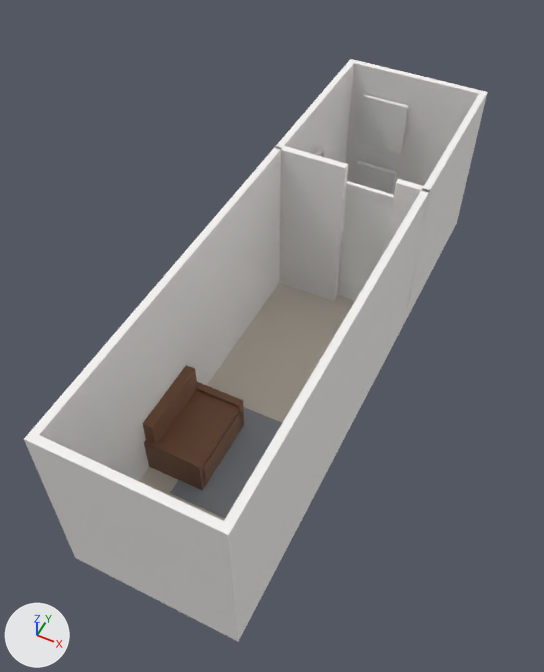
A saved change to the Blender file blend/47332005.blend.
Camera for both pictures: a 50 mm camera at (2.79, -9.2, 8.46) aimed at (-0.29, -3.04, 0.75). The lights are fixed; the arrows at lower left show +X, +Y and +Z. The older version comes first.

The first picture shows 'Door_Panel', 'Floor', 'Rug_Main', 'Sofa_Arm_B', 'Sofa_Arm_F', 'Sofa_Back', 'Sofa_Body', 'Sofa_Cushion', 'Wall_East', 'Wall_Main_East', 'Wall_Main_South', 'Wall_Main_West', 'Wall_North', 'Wall_South_E', 'Wall_South_W', 'Wall_West', 'Window_Frame' and 4 more.
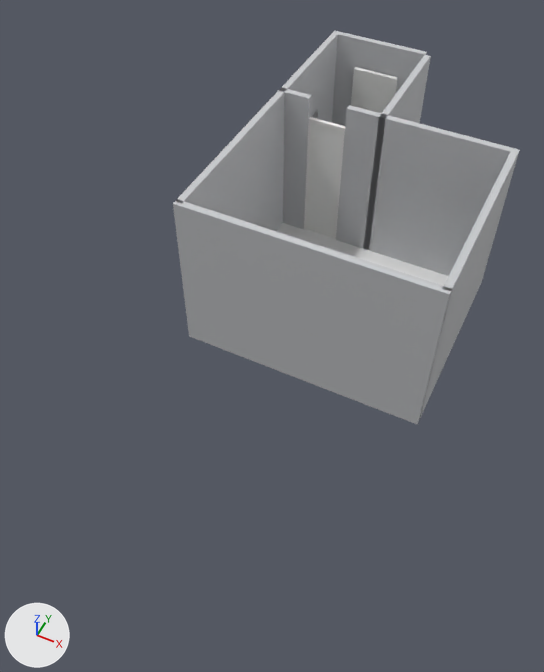
Pixel boxes [x1, y1, x2, y2] of what changed, in the pictures (544 x 672 px):
'Wall_LR_S', added
    after: [173, 199, 452, 424]
'Wall_Main_West', deleted
    before: [31, 147, 282, 481]
'Wall_Main_East', deleted
    before: [224, 189, 430, 634]
'Wall_Main_South', deleted
    before: [24, 431, 242, 641]
'Wall_Step', added
    after: [363, 115, 520, 285]
'Floor', reshaped, moved, recoloured
    before: [139, 282, 355, 521]
    after: [277, 223, 448, 286]
'Wall_W', added
    after: [177, 33, 338, 231]
'Wall_North', deleted
    before: [345, 59, 487, 224]
'Wall_South_W', deleted
    before: [275, 144, 348, 301]
'Wall_East', deleted
    before: [406, 94, 486, 319]
'Wall_E', added
    after: [419, 152, 518, 420]
'Wall_Part_b', added
    after: [336, 105, 382, 248]
'Rug_Main', deleted
    before: [170, 407, 282, 518]
'Wall_West', deleted
    before: [278, 62, 354, 163]
'Wall_N', added
    after: [332, 31, 427, 126]
'Window_Frame', moved
    before: [358, 95, 408, 154]
    after: [351, 68, 397, 113]
'Wall_Part_a', added
    after: [279, 87, 312, 229]
'Sofa_Cushion', moved (not visible afterwards)
    before: [160, 390, 238, 464]
'Wall_Bath_E', added
    after: [363, 55, 431, 250]
'Sofa_Back', moved, rescaled (not visible afterwards)
    before: [142, 365, 197, 443]
'Sofa_Arm_B', deleted (brown)
    before: [144, 440, 206, 490]
'Wall_South_E', deleted
    before: [386, 179, 431, 323]
'Sofa_Body', moved (not visible afterwards)
    before: [202, 410, 242, 487]
'Sofa_Arm_F', deleted (brown)
    before: [195, 382, 244, 429]

The change, as a diff of the scene's bpy script:
```diff
--- a/blend/47332005.blend.py
+++ b/blend/47332005.blend.py
@@ me_cube_035 @@
-me_cube_035.from_pydata(...)  # 8 vertices, 6 faces; spans x -0.07..0.07, y -0.515..0.515, z -0.35..0.35
+me_cube_035.from_pydata(...)  # 8 vertices, 6 faces; spans x -0.515..0.515, y -0.07..0.07, z -0.21..0.21
+# me_cube_035 part 1: the whole mesh is scaled about its middle by (7.36, 0.136, 0.6)
 me_cube_035.materials.append(mat_sofa_leather)
@@ me_cube @@
 # verts and faces of me_cube; kept vertices keep their numbers, new ones are numbered from 8
-me_cube.from_pydata(...)  # 8 vertices, 6 faces; spans x -1.0..1.0, y -3.9..3.9, z -0.05..0.05
-me_cube.materials.append(mat_floor_wood)  # pale yellow #ddd3c5
+me_cube.from_pydata(...)  # 6 vertices, 1 face; spans x -1.6..1.8, y -2.9..2.0, z 0.0
+# me_cube part 2
+delete_vertices([*range(0, 8)])  # with the faces that use them
+verts[8] = (-1.6, -2.9, 0.0)
+verts[9] = (1.8, -2.9, 0.0)
+verts[10] = (1.8, 0.0, 0.0)
+verts[11] = (-0.1, 0.0, 0.0)  # pixel (363, 248)
+verts[12] = (-0.1, 2.0, 0.0)
+verts[13] = (-1.6, 2.0, 0.0)
+faces += [(8, 9, 10, 11, 12, 13)]
@@ ob_wall_south_e @@
-ob_wall_south_e = bpy.data.objects.new('Wall_South_E', me_cube_001)
@@ ob_wall_main_west @@
-ob_wall_main_west = bpy.data.objects.new('Wall_Main_West', me_cube_002)
@@ ob_wall_main_east @@
-ob_wall_main_east = bpy.data.objects.new('Wall_Main_East', me_cube_026)
@@ ob_wall_main_south @@
-ob_wall_main_south = bpy.data.objects.new('Wall_Main_South', me_cube_027)
@@ ob_sofa_body @@
 ob_sofa_body = bpy.data.objects.new('Sofa_Body', me_cube_034)
-ob_sofa_body.location = (-0.6, -4.62, 0.21)
+ob_sofa_body.location = (1.03, -2.07, 0.2)
@@ ob_sofa_back @@
 ob_sofa_back = bpy.data.objects.new('Sofa_Back', me_cube_035)
-ob_sofa_back.location = (-0.93, -4.62, 0.55)
+ob_sofa_back.location = (1.03, -1.65, 0.61)
@@ ob_sofa_arm_f @@
-ob_sofa_arm_f = bpy.data.objects.new('Sofa_Arm_F', me_cube_036)
@@ ob_sofa_arm_b @@
-ob_sofa_arm_b = bpy.data.objects.new('Sofa_Arm_B', me_cube_037)
@@ ob_sofa_cushion @@
 ob_sofa_cushion = bpy.data.objects.new('Sofa_Cushion', me_cube_038)
-ob_sofa_cushion.location = (-0.55, -4.62, 0.46)
+ob_sofa_cushion.location = (0.81, -2.1, 0.45)
@@ ob_rug_main @@
-ob_rug_main = bpy.data.objects.new('Rug_Main', me_cube_043)
@@ ob_wall_south_w @@
-ob_wall_south_w = bpy.data.objects.new('Wall_South_W', me_cube_003)
@@ ob_wall_north @@
-ob_wall_north = bpy.data.objects.new('Wall_North', me_cube_004)
@@ ob_wall_west @@
-ob_wall_west = bpy.data.objects.new('Wall_West', me_cube_005)
@@ ob_wall_east @@
-ob_wall_east = bpy.data.objects.new('Wall_East', me_cube_006)
@@ ob_floor @@
 ob_floor = bpy.data.objects.new('Floor', me_cube)
-ob_floor.location = (0.0, -2.65, -0.05)
+ob_floor.location = (0.0, 0.0, 0.0)
@@ ob_window_frame @@
 ob_window_frame = bpy.data.objects.new('Window_Frame', me_cube_020)
-ob_window_frame.location = (-0.4, 1.19, 1.6)
+ob_window_frame.location = (-0.85, 1.92, 1.6)
 ob_window_frame.rotation_euler = (0.0, 0.0, -1.571)  # degrees (0, 0, -90)
@@ ob_wall_part_b @@
+ob_wall_part_b = bpy.data.objects.new('Wall_Part_b', me_cube_043_1)  # a box spanning x -0.25..0.25, y -0.05..0.05, z -1.25..1.25; in mat_cistern_tile (light grey #cbcdd0)
+ob_wall_part_b.location = (-0.35, 0.05, 1.25)
@@ ob_wall_part_a @@
+ob_wall_part_a = bpy.data.objects.new('Wall_Part_a', me_cube_043_1.copy())
+ob_wall_part_a.location = (-1.45, 0.05, 1.25)
@@ ob_wall_w @@
+ob_wall_w = bpy.data.objects.new('Wall_W', me_cube_041_1)  # a box spanning x -0.05..0.05, y -2.3..2.3, z -1.25..1.25; in mat_cistern_tile (light grey #cbcdd0)
+ob_wall_w.location = (-1.65, -0.47, 1.25)
+ob_wall_w.scale = (1.0, 1.08, 1.0)
@@ ob_wall_n @@
+ob_wall_n = bpy.data.objects.new('Wall_N', me_cube_040_1)  # a box spanning x -0.8..0.8, y -0.05..0.05, z -1.25..1.25; in mat_cistern_tile (light grey #cbcdd0)
+ob_wall_n.location = (-0.9, 2.05, 1.25)
@@ ob_wall_bath_e @@
+ob_wall_bath_e = bpy.data.objects.new('Wall_Bath_E', me_cube_039_1)  # a box spanning x -0.05..0.05, y -1.0..1.0, z -1.25..1.25; in mat_cistern_tile (light grey #cbcdd0)
+ob_wall_bath_e.location = (-0.05, 1.0, 1.25)
@@ ob_wall_step @@
+ob_wall_step = bpy.data.objects.new('Wall_Step', me_cube_038_1)  # a box spanning x -1.0..1.0, y -0.05..0.05, z -1.25..1.25; in mat_cistern_tile (light grey #cbcdd0)
+ob_wall_step.location = (0.9, 0.05, 1.25)
@@ ob_wall_e @@
+ob_wall_e = bpy.data.objects.new('Wall_E', me_cube_037_1)  # a box spanning x -0.05..0.05, y -1.3..1.3, z -1.25..1.25; in mat_cistern_tile (light grey #cbcdd0)
+ob_wall_e.location = (1.85, -1.48, 1.25)
+ob_wall_e.scale = (1.0, 1.13, 1.0)
@@ ob_wall_lr_s @@
+ob_wall_lr_s = bpy.data.objects.new('Wall_LR_S', me_cube_036_1)  # a box spanning x -1.8..1.8, y -0.05..0.05, z -1.25..1.25; in mat_cistern_tile (light grey #cbcdd0)
+ob_wall_lr_s.location = (0.1, -2.95, 1.25)
```
